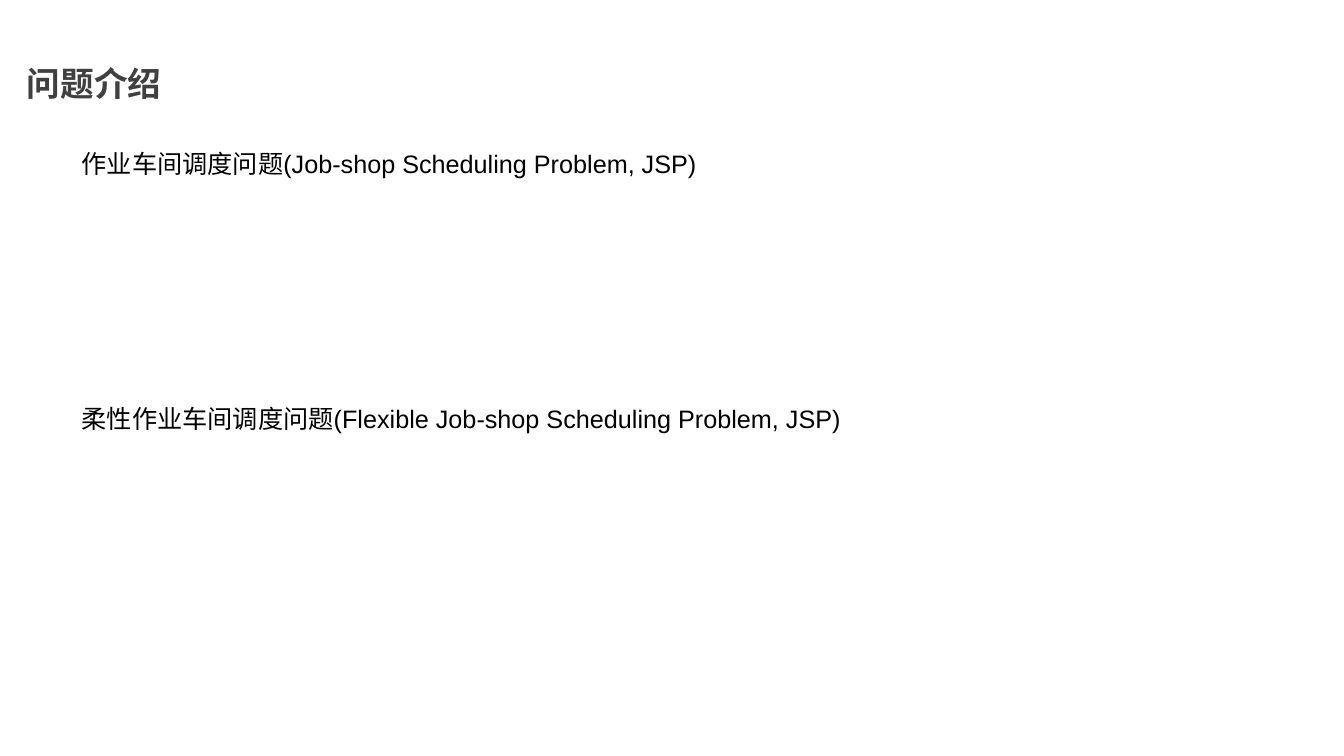
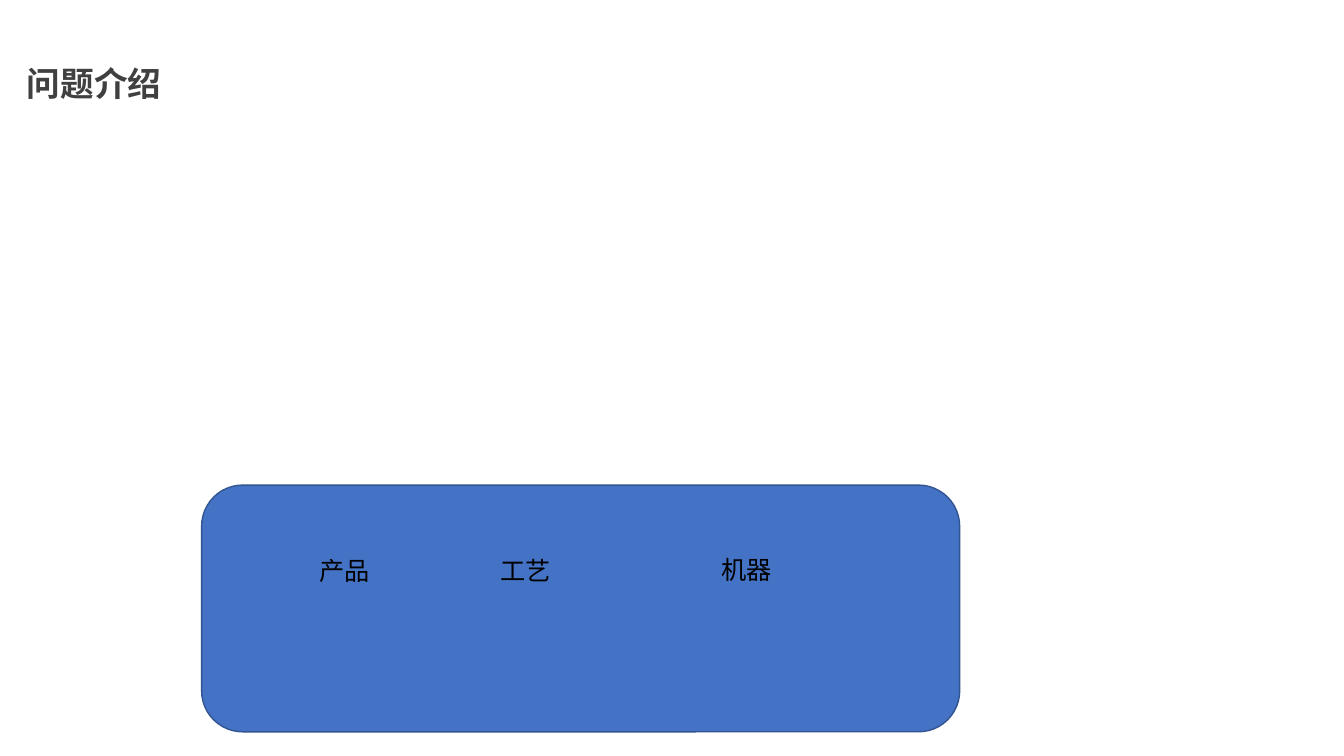
Before and after one commit to xiaobailaibaodao/intelligen_proccess, a slide deck: slide 3 of 参考文献/GA应用于生产排产问题.pptx. Drawn at 1344x756 pixels with LibreOffice and Linux fonts; fonts in the diff are those of the drawing; background and template pictures are left out. Boxes give left, top, right and bottom in pixels: in the first picture for what was removed or moved away, otherwise in the second. Text is boxed around its words. In the diff, an @@ line names an element or a change of style, - is before the commit and + after.

```diff
--- a/参考文献/GA应用于生产排产问题.pptx
+++ b/参考文献/GA应用于生产排产问题.pptx
@@ text removed at box(82, 151, 697, 179) @@
-作业车间调度问题(Job-shop Scheduling Problem, JSP)
@@ text removed at box(82, 406, 841, 434) @@
-柔性作业车间调度问题(Flexible Job-shop Scheduling Problem, JSP)
@@ rounded rectangle added at box(202, 485, 960, 732), fill #4472C4, outline #325491 1 pt @@
@@ text added at box(319, 559, 369, 582), 18 pt, text #000000 @@
+产品
@@ text added at box(500, 559, 550, 582), 18 pt, text #000000 @@
+工艺
@@ text added at box(722, 558, 772, 581), 18 pt, text #000000 @@
+机器
```
Also in this commit, not shown: 2 other slides changed, 1 other file.
